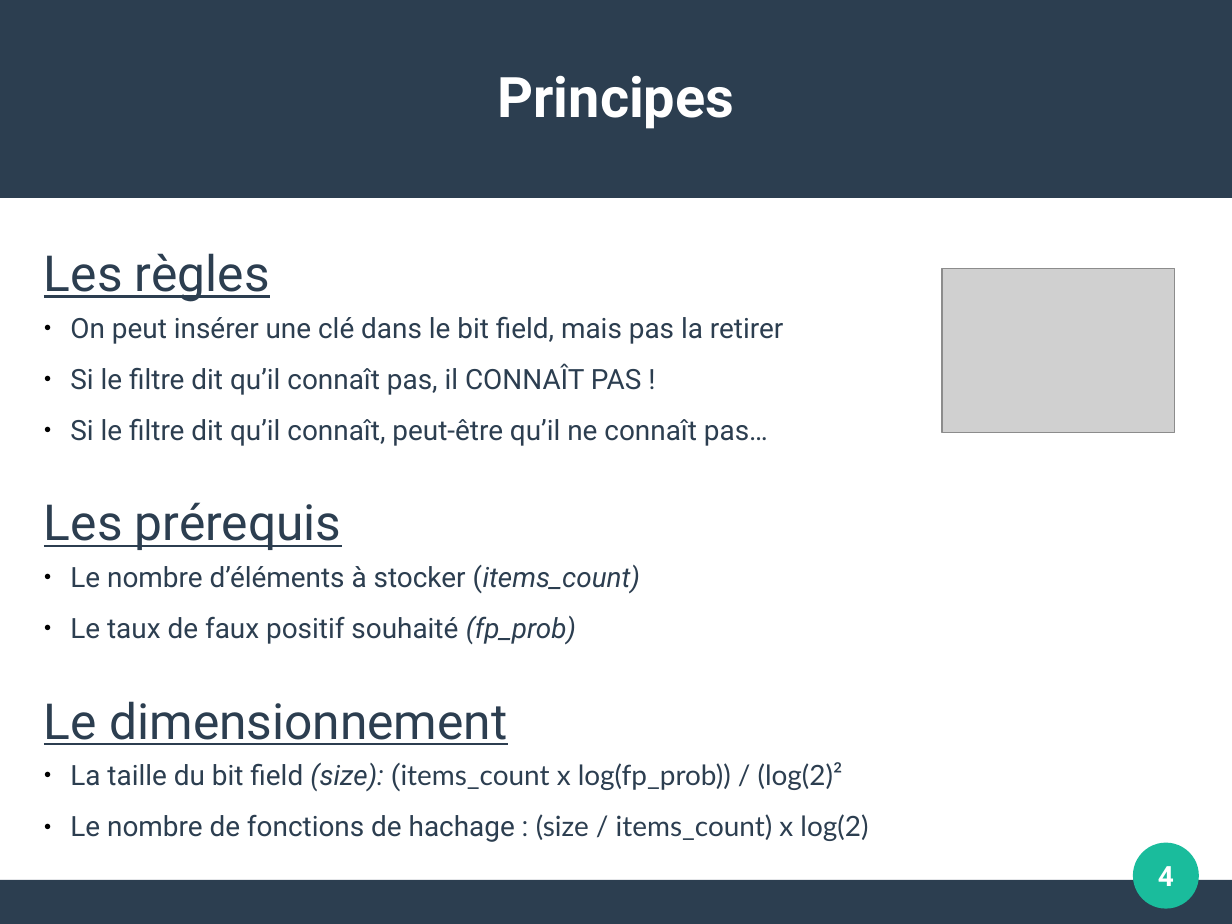
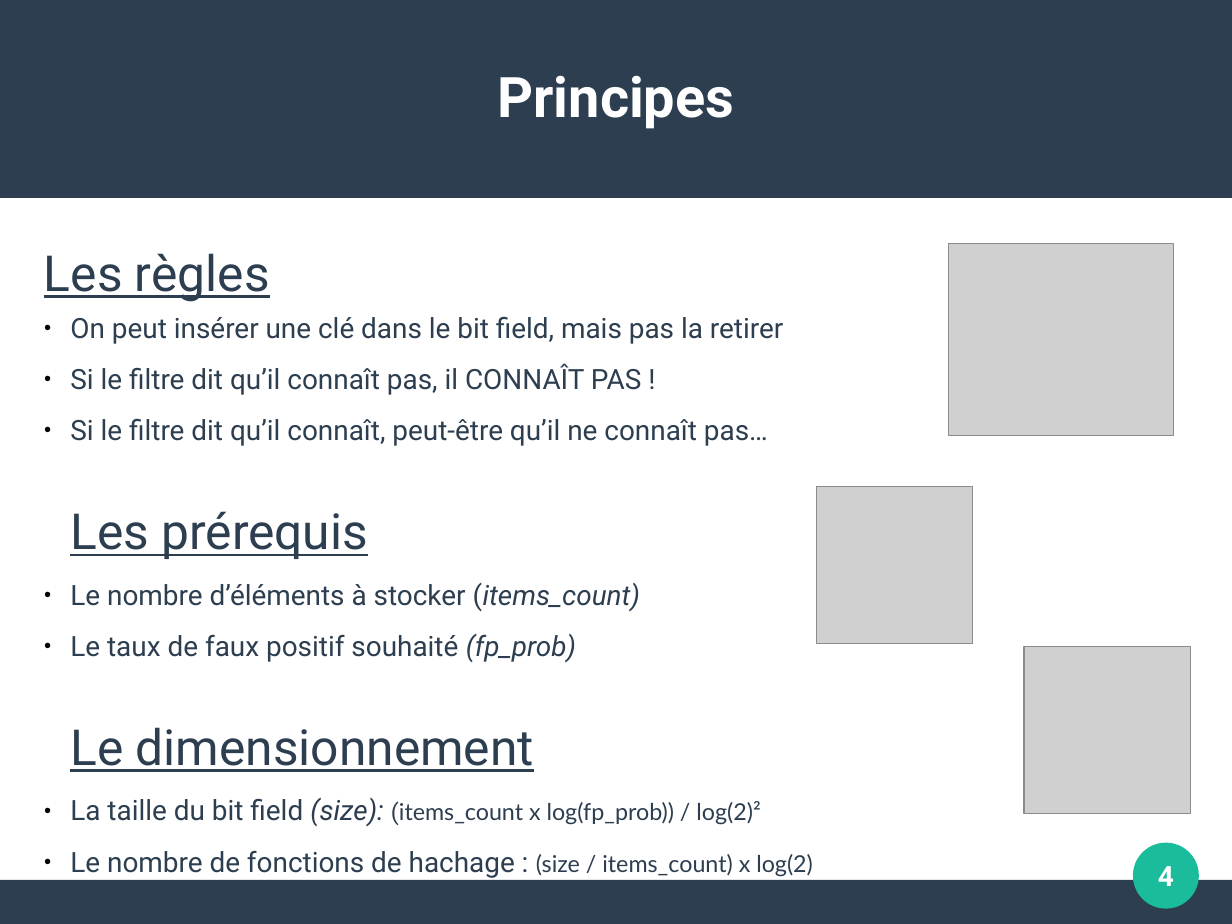
Before and after one commit to mtovmassian/bloom-filters, a slide deck: slide 4 of static/bf_presentation.odp. Drawn at 1232x924 pixels with LibreOffice and Linux fonts; fonts in the diff are those of the drawing; grey boxes stand for pictures. Boxes give left, top, right and bottom in pixels: in the first picture for what was removed or moved away, otherwise in the second. Text is boxed around its words. In the diff, an @@ line names an element or a change of style, - is before the commit and + after.

```diff
--- a/static/bf_presentation.odp
+++ b/static/bf_presentation.odp
@@ picture resized from (x1=942, y1=268, x2=1175, y2=433) to (x1=949, y1=244, x2=1175, y2=435) @@
@@ picture added at (x1=816, y1=486, x2=973, y2=643) @@
@@ subtitle at (x1=70, y1=511, x2=813, y2=878): size 18 to 15 pt in "(size / items_count) x log(2)"; more space between paragraphs @@
@@ picture added at (x1=1024, y1=647, x2=1191, y2=814) @@
@@ subtitle at (x1=70, y1=798, x2=760, y2=826): text changed; size 18 to 15 pt @@
-● La taille du bit field (size): (items_count x log(fp_prob)) / (log(2)²
+● La taille du bit field (size): (items_count x log(fp_prob)) / log(2)²
```
Also in this commit, not shown: 1 other file.
